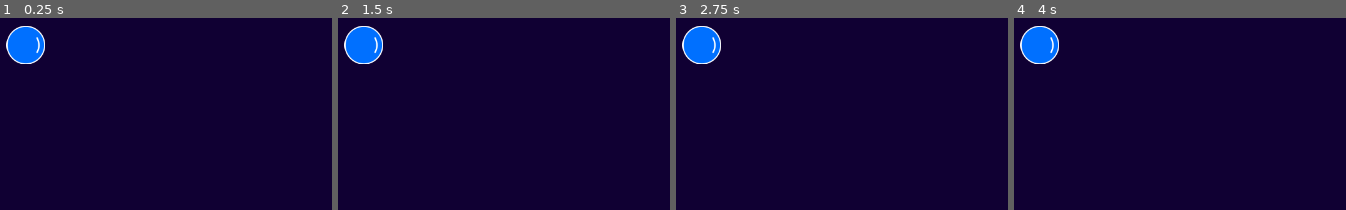
Above: before the commit, frames 1-4 (left to right).
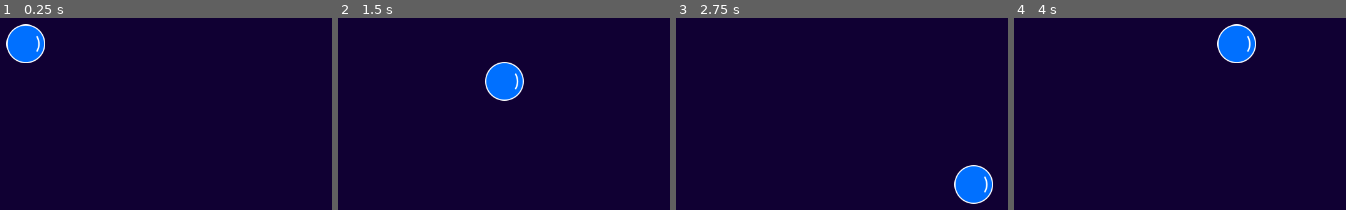
Above: after the commit, the same moments.

Repository: eduardojunio/arena-blaster
Game: Godot game, scene res://main.tscn
Two runs of this game, one before a commit and one after it. Both use one fixed random seed, a clock stepped at 60 frames per second and the inputs below.
Inputs (mouse positions are in pixels of both pictures, inside the frame that each line leads up to):
- Up to frame 1 (0.25 s): no input
- Up to frame 2 (1.5 s): tap Enter at 0.5 s; move the mouse to (553, 39) at 0.52 s; hold D (right, bound only after the commit) 0.53-1.28 s; click (553, 39) at 0.67 s; move the mouse to (outside the picture) at 1.27 s; hold Down (down, bound only after the commit) from 1.28 s (still down); click (outside the picture) at 1.42 s
- Up to frame 3 (2.75 s): move the mouse to (outside the picture) at 2.02 s; release Down (down, bound only after the commit) at 2.03 s; hold D (right, bound only after the commit) from 2.03 s (still down); click (outside the picture) at 2.17 s
- Up to frame 4 (4 s): move the mouse to (outside the picture) at 2.77 s; release D (right, bound only after the commit) at 2.78 s; hold Up (up, bound only after the commit) 2.78-3.53 s; click (outside the picture) at 2.92 s; move the mouse to (1292, 129) at 3.52 s; hold Left (left, bound only after the commit) from 3.53 s (still down); click (1292, 129) at 3.67 s

The runs differ from the first frame. In frame 1, 0.5% of the frame differs, in the area x 1-14%, y 3-24%; in frame 2, 3.8%, in the area x 1-57%, y 4-44%; in frame 3, 3.8%; in frame 4, 3.8%.

Commit message:
Add player movement controls

Diff:
--- a/main.tscn
+++ b/main.tscn
@@ -1,9 +1,8 @@
 [gd_scene load_steps=2 format=3 uid="uid://cvj1gwsb4lmq3"]
 
-[ext_resource type="Texture2D" uid="uid://33g70ecclapi" path="res://player.png" id="1_2qf5a"]
+[ext_resource type="PackedScene" uid="uid://b8bcogac67an8" path="res://player.tscn" id="1_3y1hs"]
 
 [node name="Node2D" type="Node2D"]
 
-[node name="Player" type="Sprite2D" parent="."]
-position = Vector2(619, 333)
-texture = ExtResource("1_2qf5a")
+[node name="Player" parent="." instance=ExtResource("1_3y1hs")]
+position = Vector2(619, 331)
--- /dev/null
+++ b/player.gd
@@ -0,0 +1,37 @@
+extends Sprite2D
+
+var speed = 300 # in pixels per second
+
+func _input(event):
+	if event is InputEventMouseButton:
+		print()
+
+func _process(delta):
+	move(delta)
+
+func move(delta):
+	position += get_motion() * speed * delta
+	clamp_position()
+
+func clamp_position():
+	var min = get_size() / 2
+	var max = get_viewport_size() - (get_size() / 2)
+	position = position.clamp(min, max)
+
+func get_motion():
+	var result = Vector2.ZERO
+	if Input.is_action_pressed("up"):
+		result.y -= 1
+	if Input.is_action_pressed("down"):
+		result.y += 1
+	if Input.is_action_pressed("left"):
+		result.x -= 1
+	if Input.is_action_pressed("right"):
+		result.x += 1
+	return result.normalized()
+
+func get_size():
+	return get_rect().size
+
+func get_viewport_size():
+	return get_viewport_rect().size
--- /dev/null
+++ b/player.tscn
@@ -0,0 +1,8 @@
+[gd_scene load_steps=3 format=3 uid="uid://b8bcogac67an8"]
+
+[ext_resource type="Texture2D" uid="uid://33g70ecclapi" path="res://player.png" id="1_7606w"]
+[ext_resource type="Script" path="res://player.gd" id="2_djfmq"]
+
+[node name="Player" type="Sprite2D"]
+texture = ExtResource("1_7606w")
+script = ExtResource("2_djfmq")
--- a/project.godot
+++ b/project.godot
@@ -21,6 +21,33 @@
 window/size/viewport_height=720
 window/stretch/mode="canvas_items"
 
+[input]
+
+up={
+"deadzone": 0.5,
+"events": [Object(InputEventKey,"resource_local_to_scene":false,"resource_name":"","device":-1,"window_id":0,"alt_pressed":false,"shift_pressed":false,"ctrl_pressed":false,"meta_pressed":false,"pressed":false,"keycode":0,"physical_keycode":4194320,"key_label":0,"unicode":0,"echo":false,"script":null)
+, Object(InputEventKey,"resource_local_to_scene":false,"resource_name":"","device":-1,"window_id":0,"alt_pressed":false,"shift_pressed":false,"ctrl_pressed":false,"meta_pressed":false,"pressed":false,"keycode":0,"physical_keycode":87,"key_label":0,"unicode":119,"echo":false,"script":null)
+]
+}
+down={
+"deadzone": 0.5,
+"events": [Object(InputEventKey,"resource_local_to_scene":false,"resource_name":"","device":-1,"window_id":0,"alt_pressed":false,"shift_pressed":false,"ctrl_pressed":false,"meta_pressed":false,"pressed":false,"keycode":0,"physical_keycode":4194322,"key_label":0,"unicode":0,"echo":false,"script":null)
+, Object(InputEventKey,"resource_local_to_scene":false,"resource_name":"","device":-1,"window_id":0,"alt_pressed":false,"shift_pressed":false,"ctrl_pressed":false,"meta_pressed":false,"pressed":false,"keycode":0,"physical_keycode":83,"key_label":0,"unicode":115,"echo":false,"script":null)
+]
+}
+left={
+"deadzone": 0.5,
+"events": [Object(InputEventKey,"resource_local_to_scene":false,"resource_name":"","device":-1,"window_id":0,"alt_pressed":false,"shift_pressed":false,"ctrl_pressed":false,"meta_pressed":false,"pressed":false,"keycode":0,"physical_keycode":4194319,"key_label":0,"unicode":0,"echo":false,"script":null)
+, Object(InputEventKey,"resource_local_to_scene":false,"resource_name":"","device":-1,"window_id":0,"alt_pressed":false,"shift_pressed":false,"ctrl_pressed":false,"meta_pressed":false,"pressed":false,"keycode":0,"physical_keycode":65,"key_label":0,"unicode":97,"echo":false,"script":null)
+]
+}
+right={
+"deadzone": 0.5,
+"events": [Object(InputEventKey,"resource_local_to_scene":false,"resource_name":"","device":-1,"window_id":0,"alt_pressed":false,"shift_pressed":false,"ctrl_pressed":false,"meta_pressed":false,"pressed":false,"keycode":0,"physical_keycode":68,"key_label":0,"unicode":100,"echo":false,"script":null)
+, Object(InputEventKey,"resource_local_to_scene":false,"resource_name":"","device":-1,"window_id":0,"alt_pressed":false,"shift_pressed":false,"ctrl_pressed":false,"meta_pressed":false,"pressed":false,"keycode":0,"physical_keycode":4194321,"key_label":0,"unicode":0,"echo":false,"script":null)
+]
+}
+
 [rendering]
 
 renderer/rendering_method="gl_compatibility"
